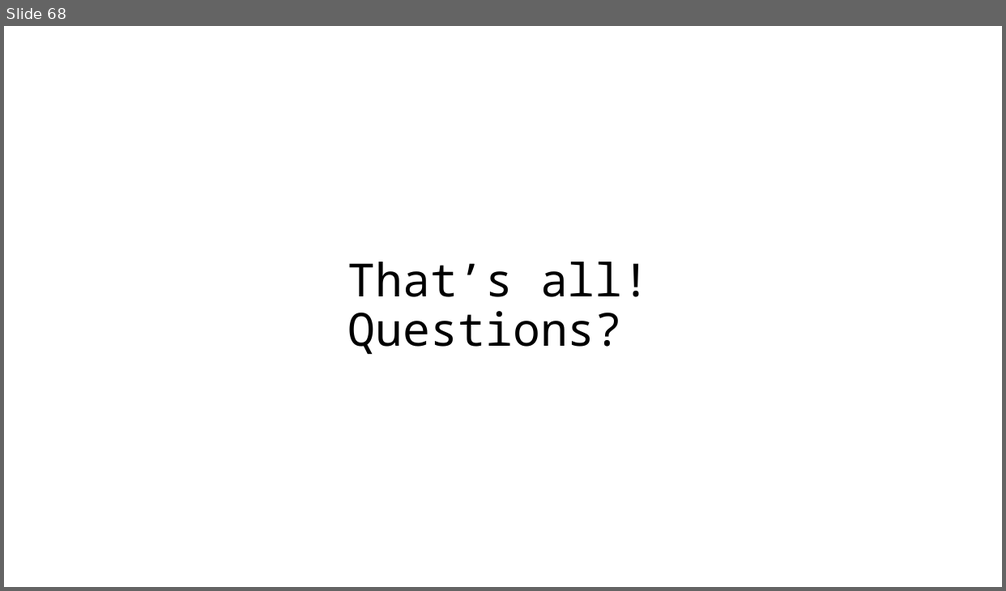
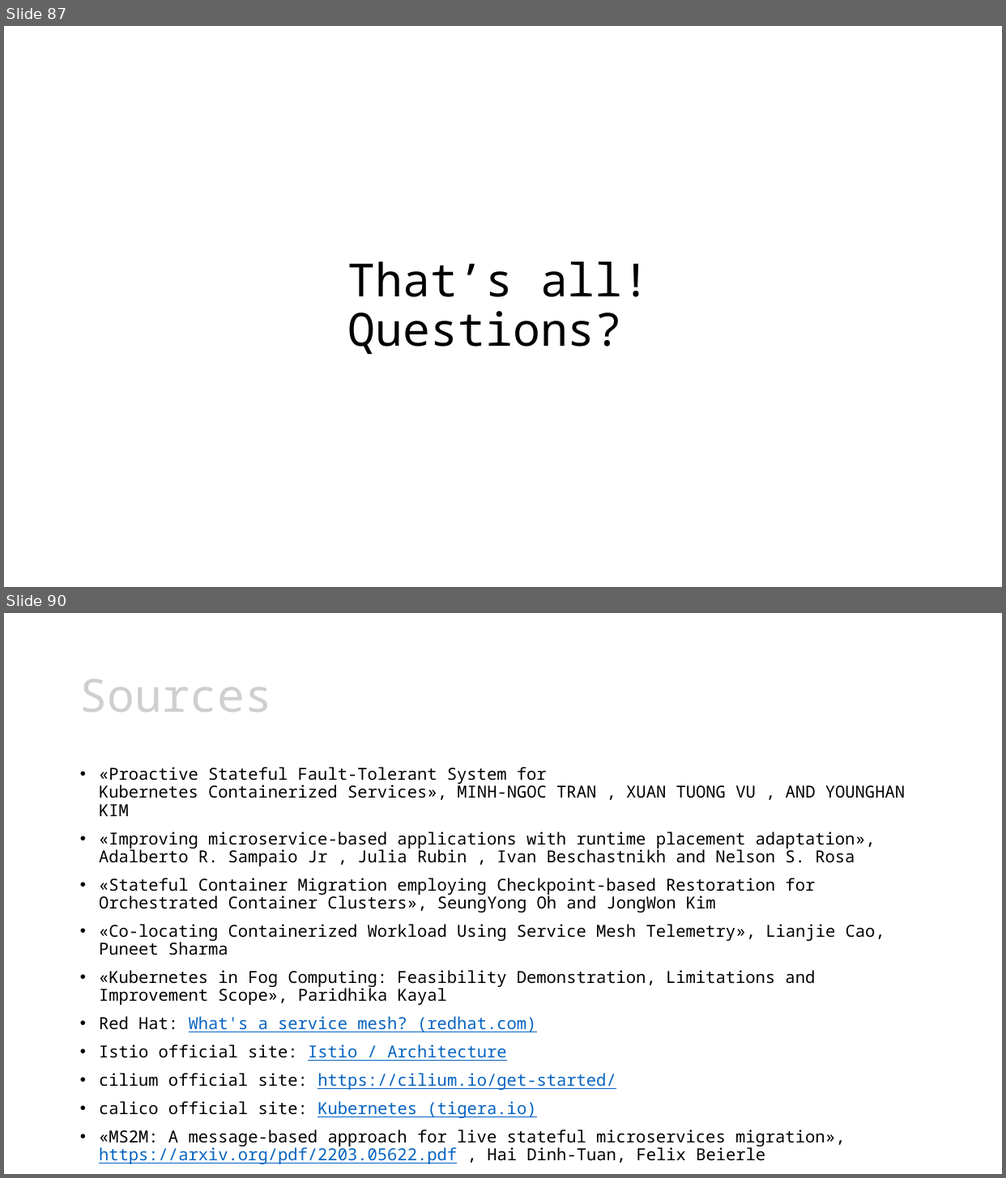
Before and after one commit to leonardopoggiani/Live-migration-Kubernetes-pods, a slide deck: presentazione_tesi.pptx. Shown one above the other, each under a label of ours: slide 68 before the commit, slides 87 and 90 after it; the slides between them are not shown. The pictures are 1006x591 and 1006x1178 pixels, drawn with LibreOffice and Linux fonts; fonts in the diff are those of the drawing. Boxes give left, top, right and bottom in pixels: in the first picture for what was removed or moved away, otherwise in the second. Text is boxed around its words. In the diff, an @@ line names an element or a change of style, - is before the commit and + after.

```diff
--- a/presentazione_tesi.pptx
+++ b/presentazione_tesi.pptx
@@ slide 90 added at box(4, 613, 1002, 1174), background #FFFFFF @@
@@ title added at box(80, 679, 272, 712), 44 pt, text #D0CECE @@
+Sources
@@ text added at box(99, 767, 905, 1165), 16 pt, text #000000 @@
+• «Proactive Stateful Fault-Tolerant System for
+  Kubernetes Containerized Services», MINH-NGOC TRAN , XUAN TUONG VU , AND YOUNGHAN KIM
+• «Improving microservice-based applications with runtime placement adaptation», Adalberto R. Sampaio Jr , Julia Rubin , Ivan Beschastnikh and Nelson S. Rosa
+• «Stateful Container Migration employing Checkpoint-based Restoration for Orchestrated Container Clusters», SeungYong Oh and JongWon Kim
+• «Co-locating Containerized Workload Using Service Mesh Telemetry», Lianjie Cao, Puneet Sharma
+• «Kubernetes in Fog Computing: Feasibility Demonstration, Limitations and Improvement Scope», Paridhika Kayal
+• Red Hat: What's a service mesh? (redhat.com)
+• Istio official site: Istio / Architecture
+• cilium official site: https://cilium.io/get-started/
+• calico official site: Kubernetes (tigera.io)
+• «MS2M: A message-based approach for live stateful microservices migration», https://arxiv.org/pdf/2203.05622.pdf , Hai Dinh-Tuan, Felix Beierle
@@ what was slide 68 is now slide 87 @@
```
Also in this commit, not shown: 12 slides changed, 36 other slides added, 3 slides removed, 1 other file.
